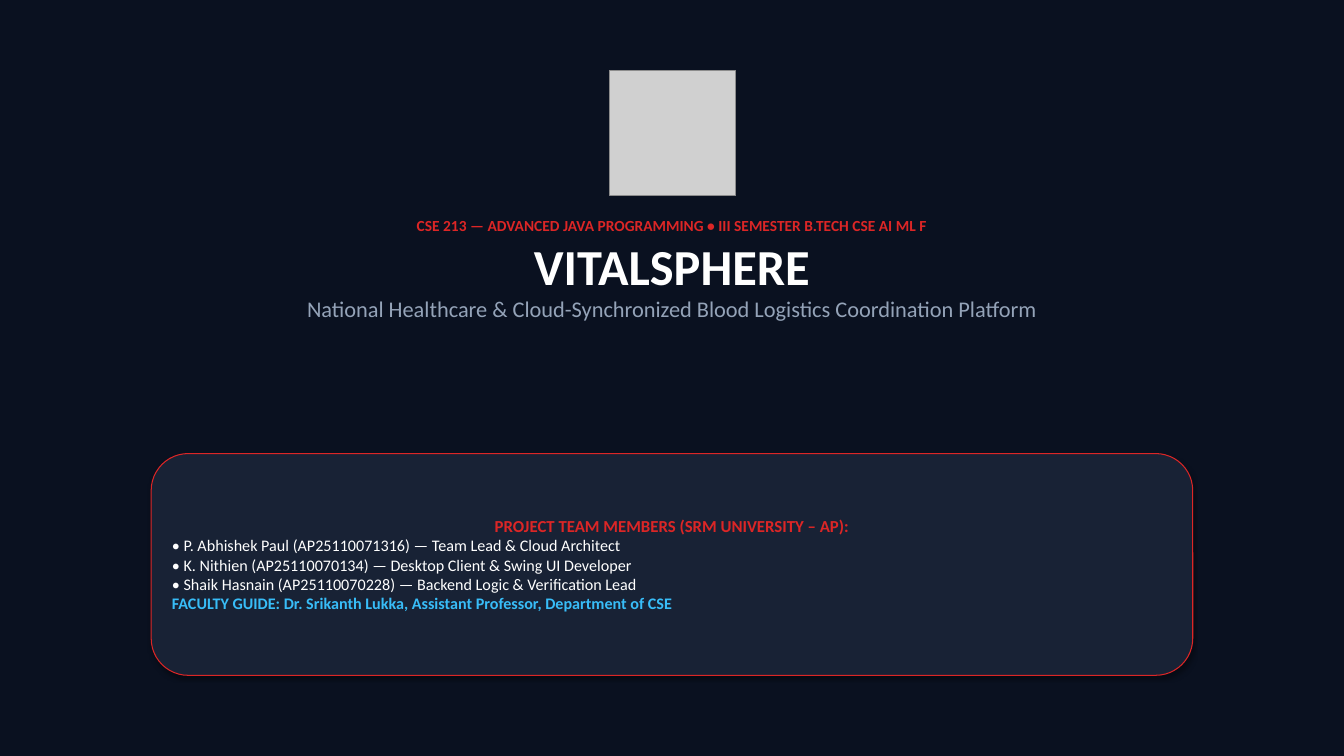
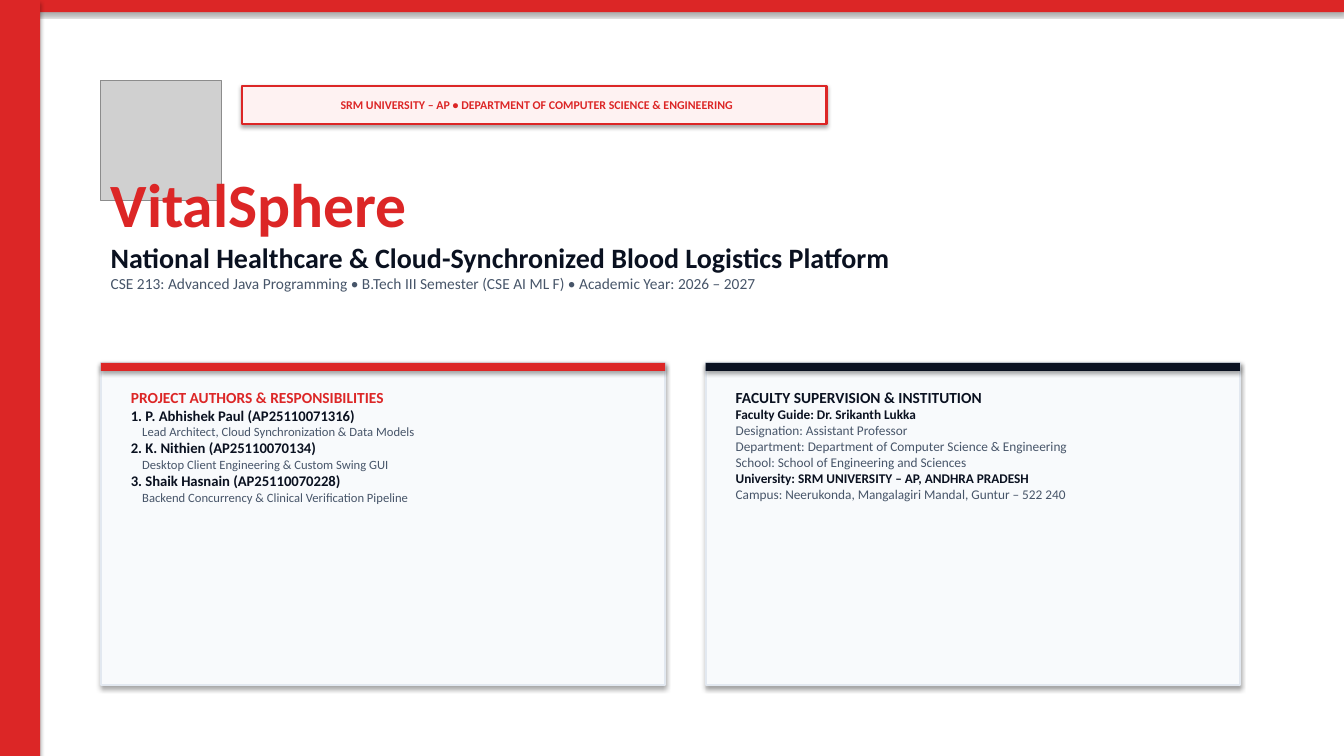
Before and after one commit to savagepaul100/VitalSphere, a slide deck: slide 1 of Report and PPT/VitalSphere_Presentation.pptx. Drawn at 1344x756 pixels with LibreOffice and Linux fonts; fonts in the diff are those of the drawing; grey boxes stand for pictures. Boxes give left, top, right and bottom in pixels: in the first picture for what was removed or moved away, otherwise in the second. Text is boxed around its words. In the diff, an @@ line names an element or a change of style, - is before the commit and + after.

Commit message:
Update official Academic Report (docx) and Presentation (pptx) strictly following SRM template with live runtime screenshots, white-red angular theme, and data flow architecture

```diff
--- a/Report and PPT/VitalSphere_Presentation.pptx
+++ b/Report and PPT/VitalSphere_Presentation.pptx
@@ rectangle at (0,0,1344,756): fill #0A1120 to #FFFFFF @@
@@ rectangle added at (0,0,1344,12), fill #DC2626 @@
@@ rectangle added at (0,0,40,756), fill #DC2626 @@
@@ picture: place and size @@
-picture at (610,71,736,196)
+picture at (101,81,222,201)
@@ rectangle added at (242,86,827,124), fill #FEF2F2, outline #DC2626 1.5 pt, 8.5 pt, text #DC2626, bold @@
+SRM UNIVERSITY – AP • DEPARTMENT OF COMPUTER SCIENCE & ENGINEERING
@@ text added at (111,176,890,292), 11 pt, text #475569 @@
+VitalSphere
+National Healthcare & Cloud-Synchronized Blood Logistics Platform
+CSE 213: Advanced Java Programming • B.Tech III Semester (CSE AI ML F) • Academic Year: 2026 – 2027
@@ text removed at (307,221,1036,321) @@
-CSE 213 — ADVANCED JAVA PROGRAMMING • III SEMESTER B.TECH CSE AI ML F
-VITALSPHERE
-National Healthcare & Cloud-Synchronized Blood Logistics Coordination Platform
@@ rectangle added at (101,363,665,686), fill #F8FAFC, outline #E2E8F0 1.5 pt @@
@@ rectangle added at (101,363,665,371), fill #DC2626 @@
@@ rectangle added at (706,363,1240,686), fill #F8FAFC, outline #E2E8F0 1.5 pt @@
@@ rectangle added at (706,363,1240,371), fill #0A1120 @@
@@ text added at (131,393,414,504), 9 pt, text #475569 @@
+PROJECT AUTHORS & RESPONSIBILITIES
+1. P. Abhishek Paul (AP25110071316)
+Lead Architect, Cloud Synchronization & Data Models
+2. K. Nithien (AP25110070134)
+Desktop Client Engineering & Custom Swing GUI
+3. Shaik Hasnain (AP25110070228)
+Backend Concurrency & Clinical Verification Pipeline
@@ text added at (736,393,1067,502), 9.5 pt, text #475569 @@
+FACULTY SUPERVISION & INSTITUTION
+Faculty Guide: Dr. Srikanth Lukka
+Designation: Assistant Professor
+Department: Department of Computer Science & Engineering
+School: School of Engineering and Sciences
+University: SRM UNIVERSITY – AP, ANDHRA PRADESH
+Campus: Neerukonda, Mangalagiri Mandal, Guntur – 522 240
@@ rounded rectangle removed at (151,454,1193,676) @@
-PROJECT TEAM MEMBERS (SRM UNIVERSITY – AP):
-• P. Abhishek Paul (AP25110071316) — Team Lead & Cloud Architect
-• K. Nithien (AP25110070134) — Desktop Client & Swing UI Developer
-• Shaik Hasnain (AP25110070228) — Backend Logic & Verification Lead
-FACULTY GUIDE: Dr. Srikanth Lukka, Assistant Professor, Department of CSE
```
Also in this commit, not shown: 11 slides added, 13 slides removed, 8 other files.
